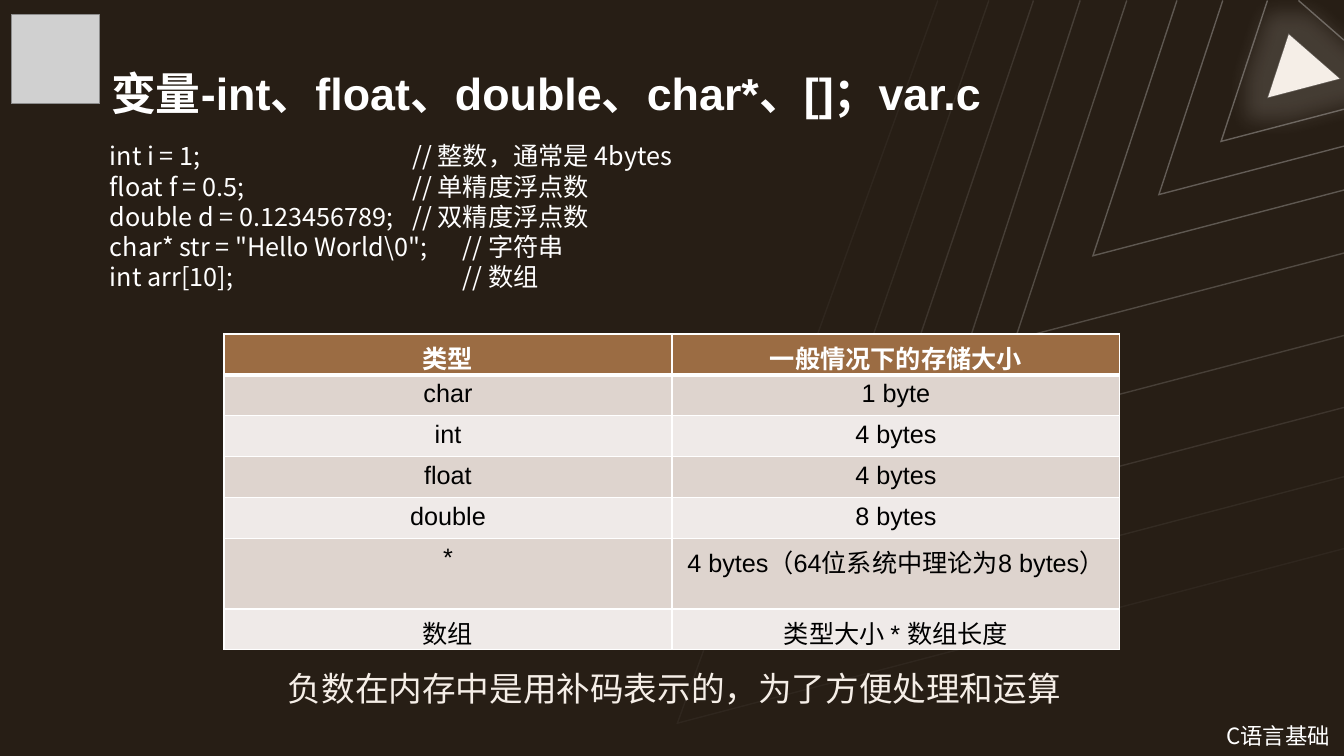
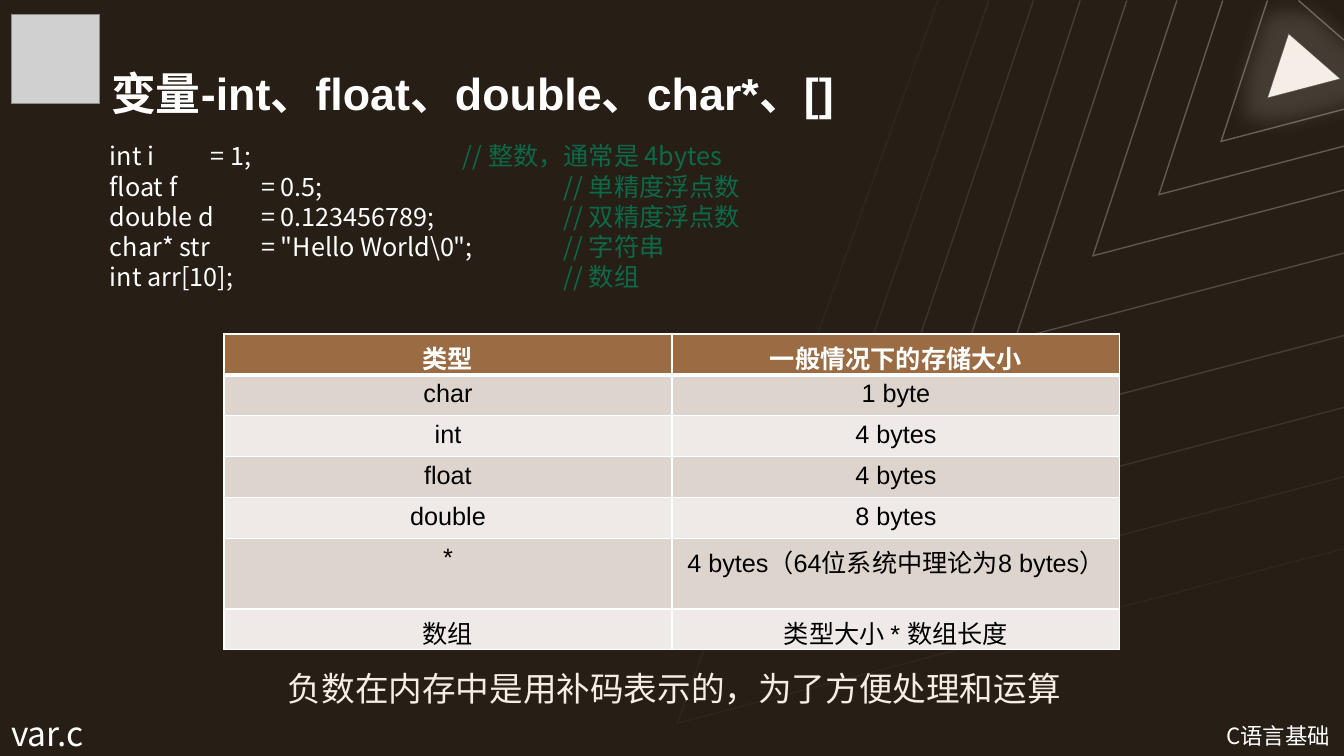
Before and after one commit to Wannerfi/CodingCourse, a slide deck: slide 19 of 2C语言基础.pptx (slide 18 before the commit). Drawn at 1344x756 pixels with LibreOffice and Linux fonts; fonts in the diff are those of the drawing; grey boxes stand for pictures. Boxes give left, top, right and bottom in pixels: in the first picture for what was removed or moved away, otherwise in the second. Text is boxed around its words. In the diff, an @@ line names an element or a change of style, - is before the commit and + after.

```diff
--- a/2C语言基础.pptx
+++ b/2C语言基础.pptx
@@ title at (111,71,834,120): text changed @@
-变量-int、float、double、char*、[]；var.c
+变量-int、float、double、char*、[]
@@ text "int i = 1; // ..." at (110,144,740,291): text colour #FFFFFF to #0C6A4A in "// 整数，通常是 4bytes", "// 单精度浮点数", "// 双精度浮点数", "// 字符串" and 1 more places @@
@@ text added at (11,727,84,747), 24 pt, text #FFFFFF @@
+var.c
```
Also in this commit, not shown: 11 other slides changed, 3 slides added, 2 slides removed.
